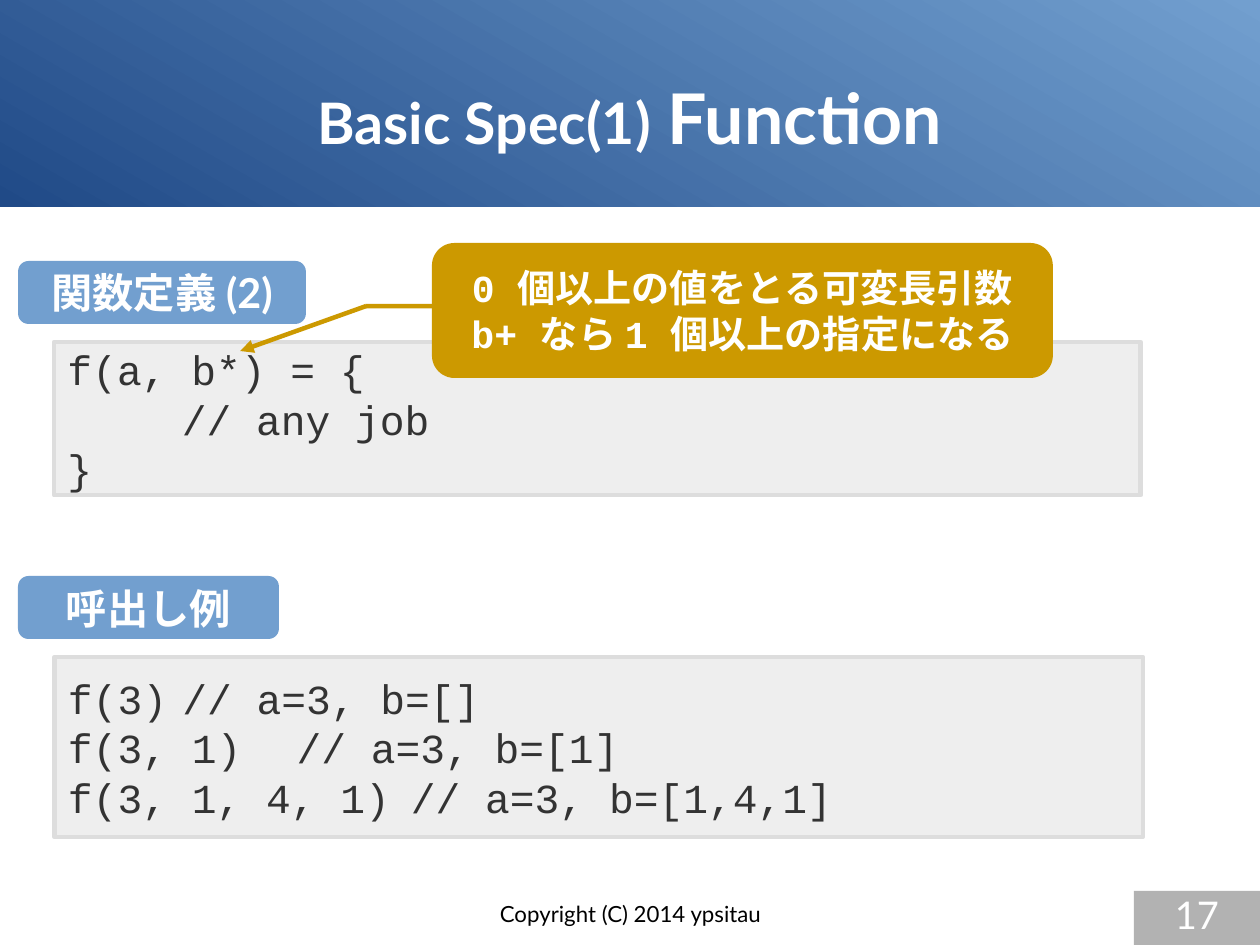
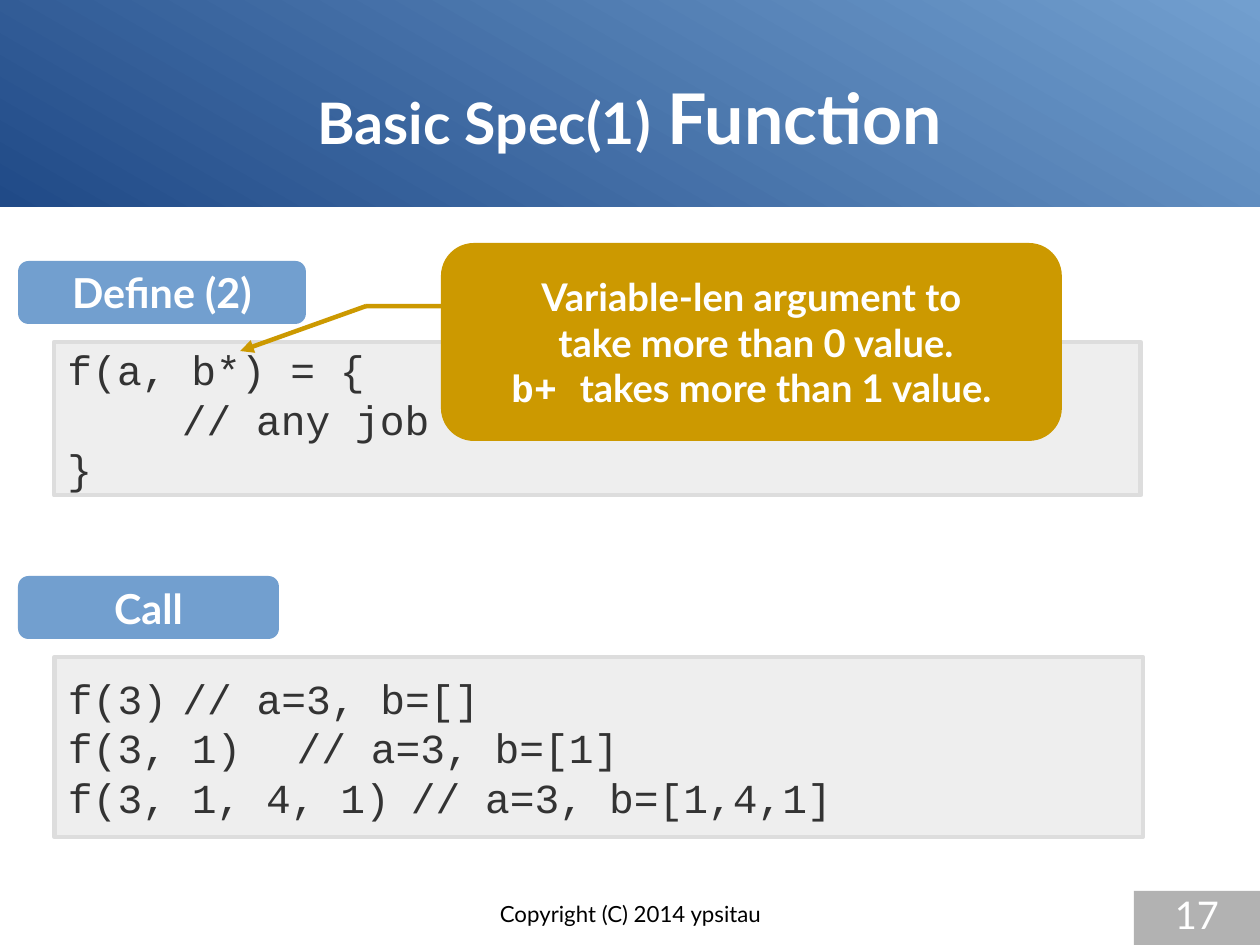
Before and after one commit to gura-lang/gura-doc, a slide deck: slide 17 of presentation/gura-introduction-e.odp. Drawn at 1260x945 pixels with LibreOffice and Linux fonts; fonts in the diff are those of the drawing. Boxes give left, top, right and bottom in pixels: in the first picture for what was removed or moved away, otherwise in the second. Text is boxed around its words. In the diff, an @@ line names an element or a change of style, - is before the commit and + after.

```diff
--- a/presentation/gura-introduction-e.odp
+++ b/presentation/gura-introduction-e.odp
@@ rounded rectangle "Variable-len argument to": place and size @@
-rounded rectangle "Variable-len argument to" at bbox=[432, 244, 1053, 378]
+rounded rectangle "Variable-len argument to" at bbox=[441, 244, 1062, 441]
@@ text in rounded rectangle at bbox=[72, 276, 252, 315]: text changed @@
-関数定義 (2)
+Define (2)
@@ text in rounded rectangle at bbox=[511, 282, 991, 403]: text changed; font Courier New to Lato @@
-0 個以上の値をとる可変長引数
-b+ なら 1 個以上の指定になる
+Variable-len argument to
+take more than 0 value.
+b+ takes more than 1 value.
@@ line moved from (366, 306) - (438, 306) to (366, 306) - (441, 306) @@
@@ text in rounded rectangle at bbox=[114, 593, 183, 625]: text changed @@
-呼出し例
+Call
```
Also in this commit, not shown: 26 other slides changed, 4 slides added, 4 slides removed.
